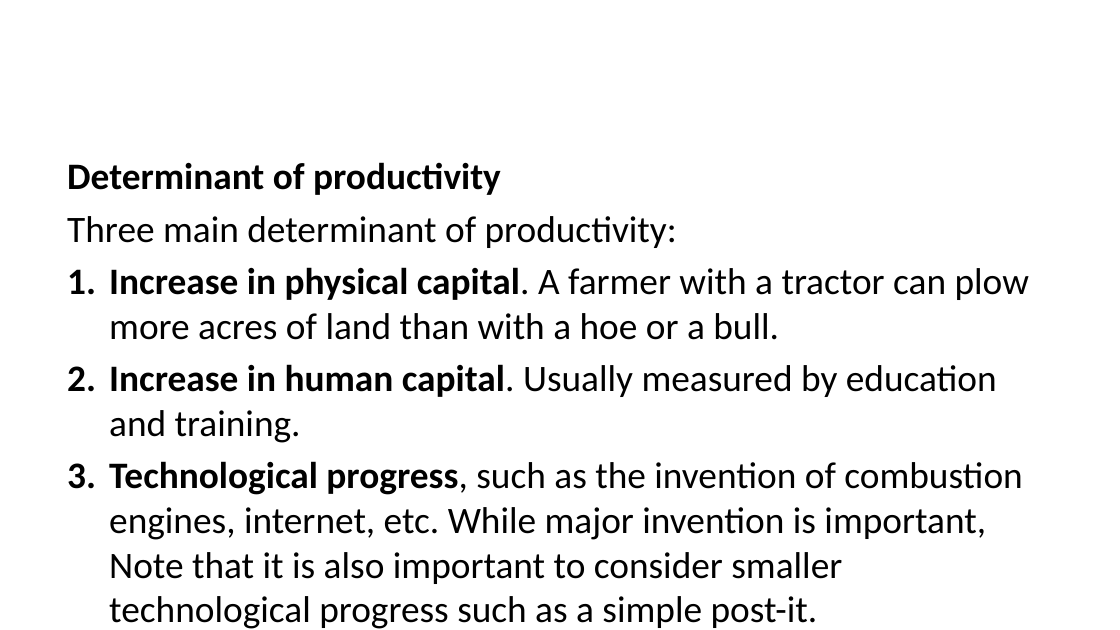
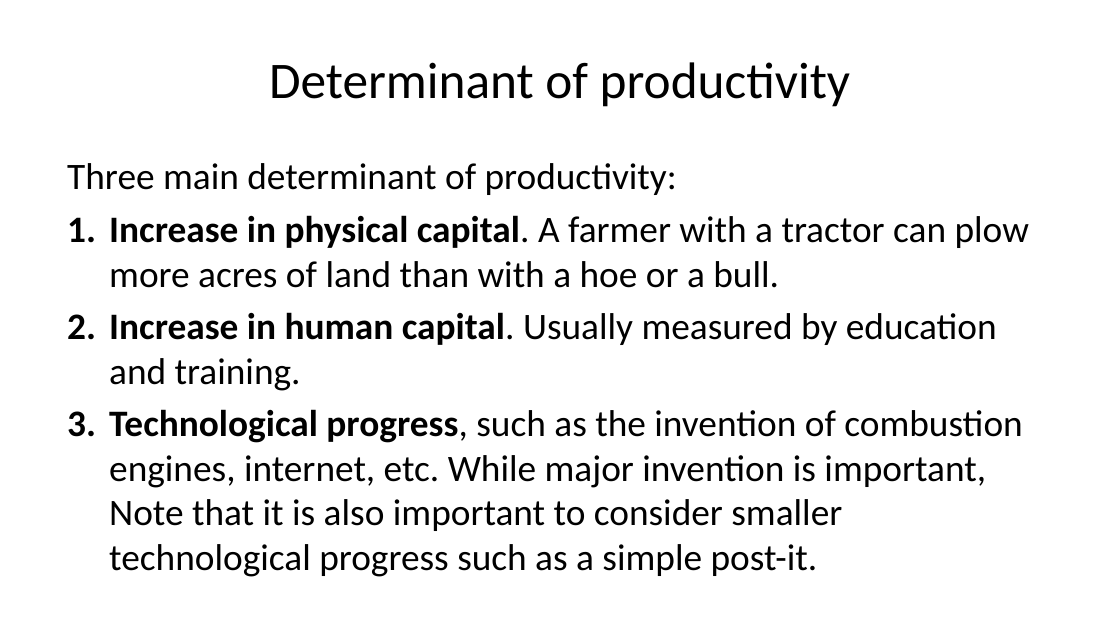
Before and after one commit to imedkrisna/krisna, a slide deck: slide 6 of static/ekon/week10/index.pptx (slide 3 before the commit). Drawn at 1120x630 pixels with LibreOffice and Linux fonts; fonts in the diff are those of the drawing. Boxes give left, top, right and bottom in pixels: in the first picture for what was removed or moved away, otherwise in the second. Text is boxed around its words. In the diff, an @@ line names an element or a change of style, - is before the commit and + after.

```diff
--- a/static/ekon/week10/index.pptx
+++ b/static/ekon/week10/index.pptx
@@ title added at box(269, 62, 850, 107), 33 pt, text #000000 @@
+Determinant of productivity
@@ text at box(67, 162, 501, 195): paragraph removed @@
-Determinant of productivity
```
Also in this commit, not shown: 23 other slides changed, 9 slides added, 5 slides removed, 2 other files.
